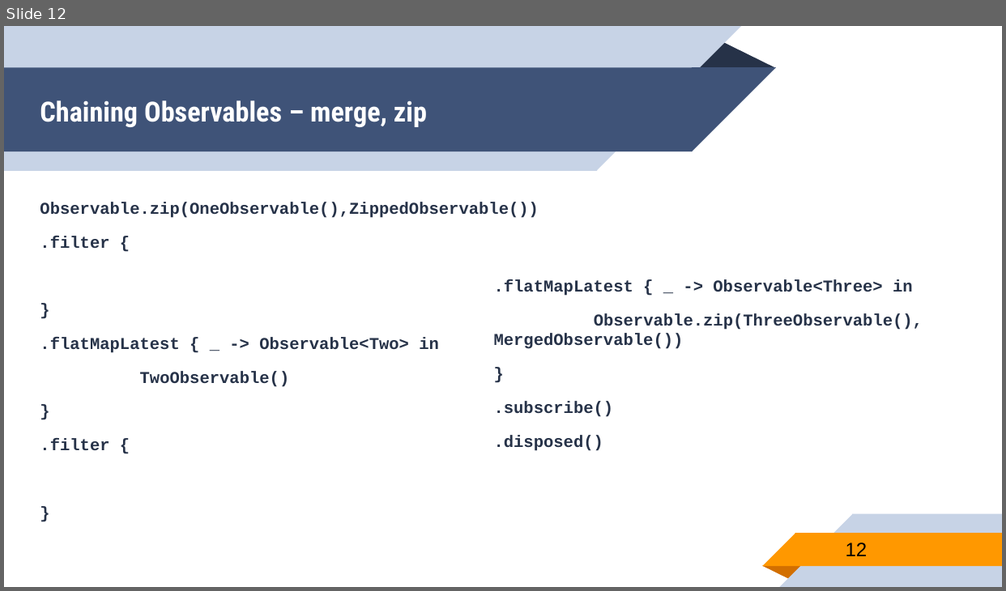
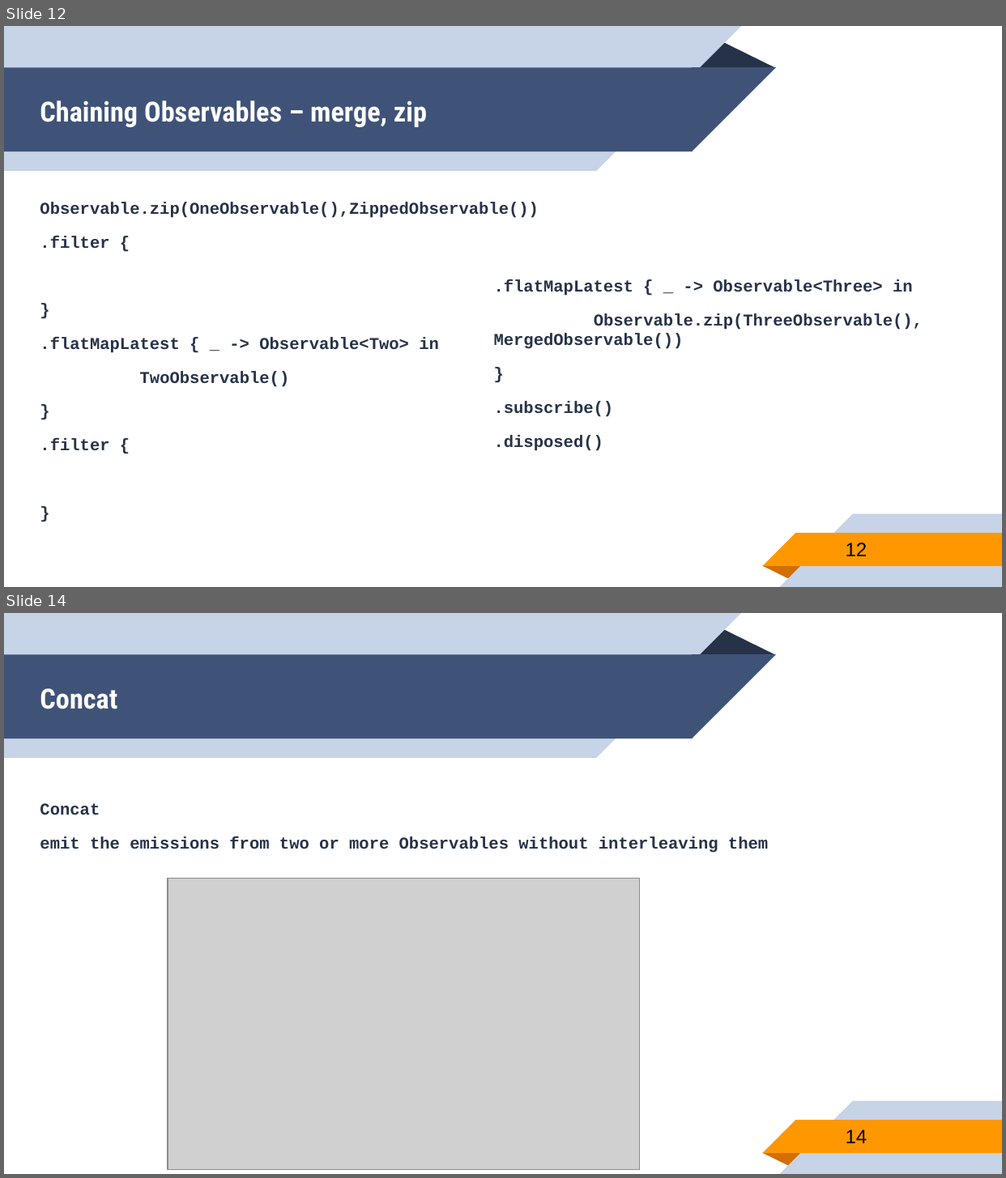
Before and after one commit to younghwankim/RxSwiftClass, a slide deck: ChainObservable/ObservableChain.pptx. Shown one above the other, each under a label of ours: slide 12 before the commit, slides 12 and 14 after it; the slides between them are not shown. The pictures are 1006x591 and 1006x1178 pixels, drawn with LibreOffice and Linux fonts; fonts in the diff are those of the drawing; grey boxes stand for pictures. Boxes give left, top, right and bottom in pixels: in the first picture for what was removed or moved away, otherwise in the second. Text is boxed around its words. In the diff, an @@ line names an element or a change of style, - is before the commit and + after.

Commit message:
Add Concat, Zip, Merge

```diff
--- a/ChainObservable/ObservableChain.pptx
+++ b/ChainObservable/ObservableChain.pptx
@@ slide 14 added at bbox=[4, 613, 1002, 1174], background #FFFFFF; not listed: 10 template elements that a slide beside it also shows @@
@@ title added at bbox=[40, 688, 117, 709], 20 pt, text #FFFFFF, bold @@
+Concat
@@ text added at bbox=[40, 803, 768, 853], 12 pt, text #263248, bold @@
+Concat
+emit the emissions from two or more Observables without interleaving them
@@ picture added at bbox=[168, 879, 640, 1169] @@
@@ page number added at bbox=[846, 1130, 867, 1144], 14 pt, text #000000 @@
+14
```
Also in this commit, not shown: 2 other slides added, 1 other file.
